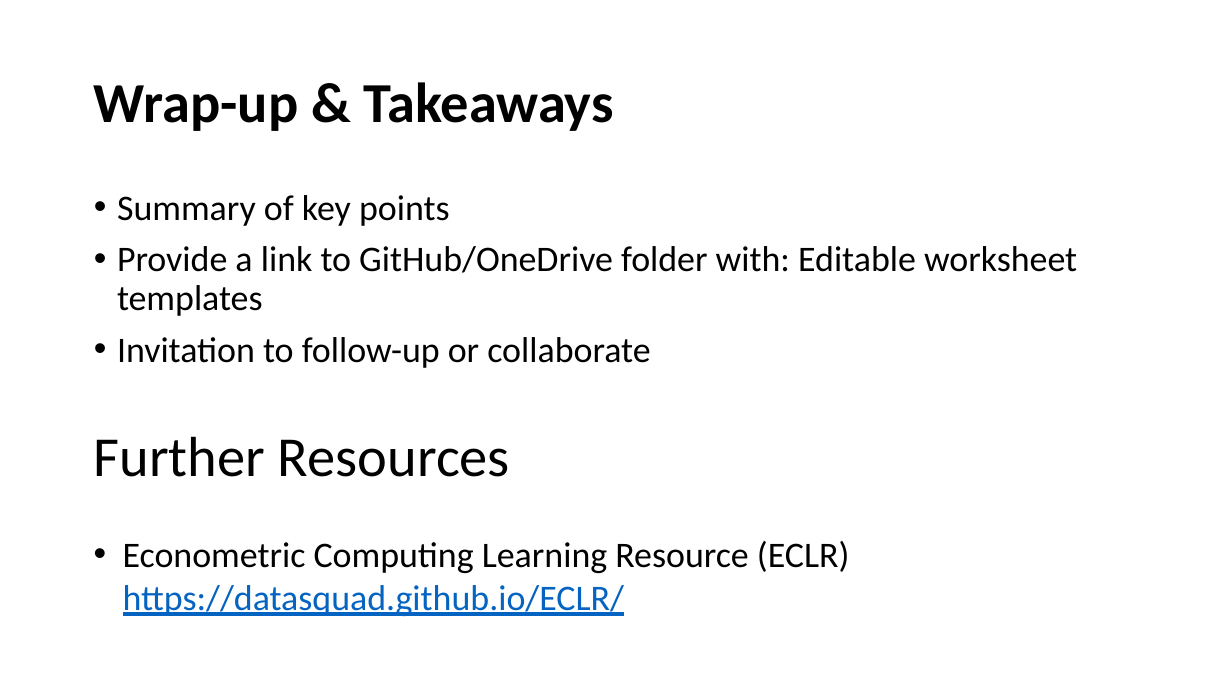
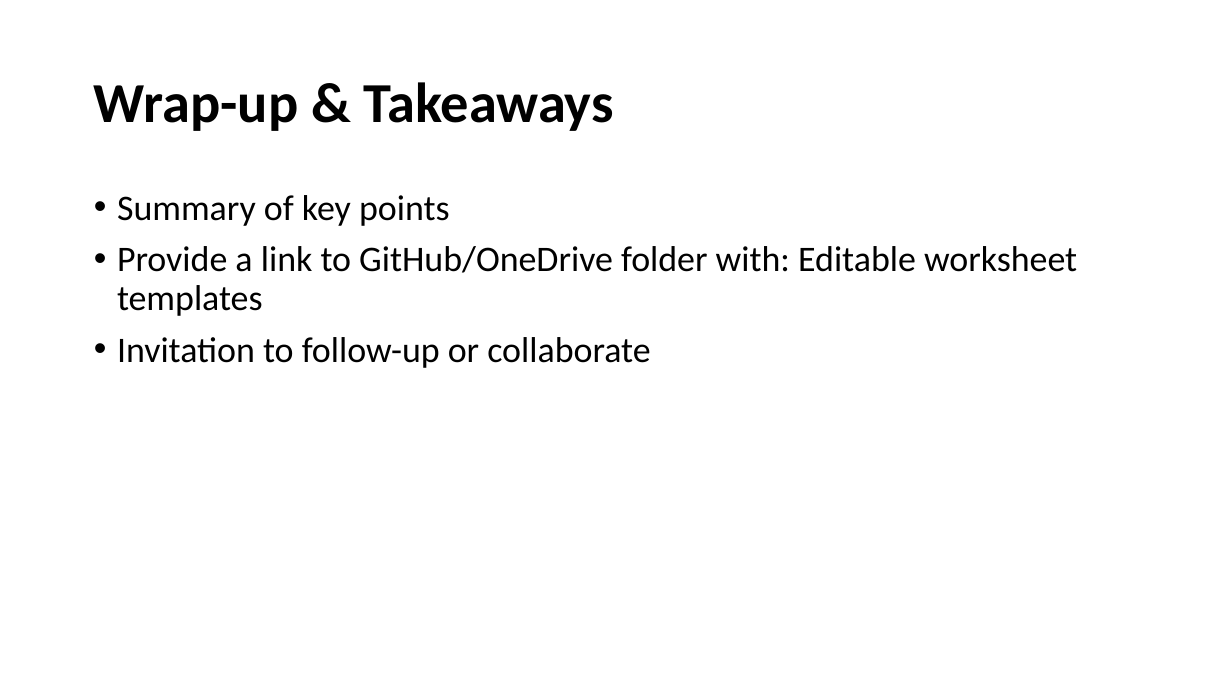
Before and after one commit to datasquad/DEE2025_coding, a slide deck: slide 36 of DEE2025 workshop slides Becker Zhu present.pptx (slide 35 before the commit). Drawn at 1232x693 pixels with LibreOffice and Linux fonts; fonts in the diff are those of the drawing. Boxes give left, top, right and bottom in pixels: in the first picture for what was removed or moved away, otherwise in the second. Text is boxed around its words. In the diff, an @@ line names an element or a change of style, - is before the commit and + after.

```diff
--- a/DEE2025 workshop slides Becker Zhu present.pptx
+++ b/DEE2025 workshop slides Becker Zhu present.pptx
@@ text removed at (94, 436, 850, 616) @@
-Further Resources
-• Econometric Computing Learning Resource (ECLR)
-  https://datasquad.github.io/ECLR/
```
Also in this commit, not shown: 2 other slides changed, 1 slide added, 1 other file.
